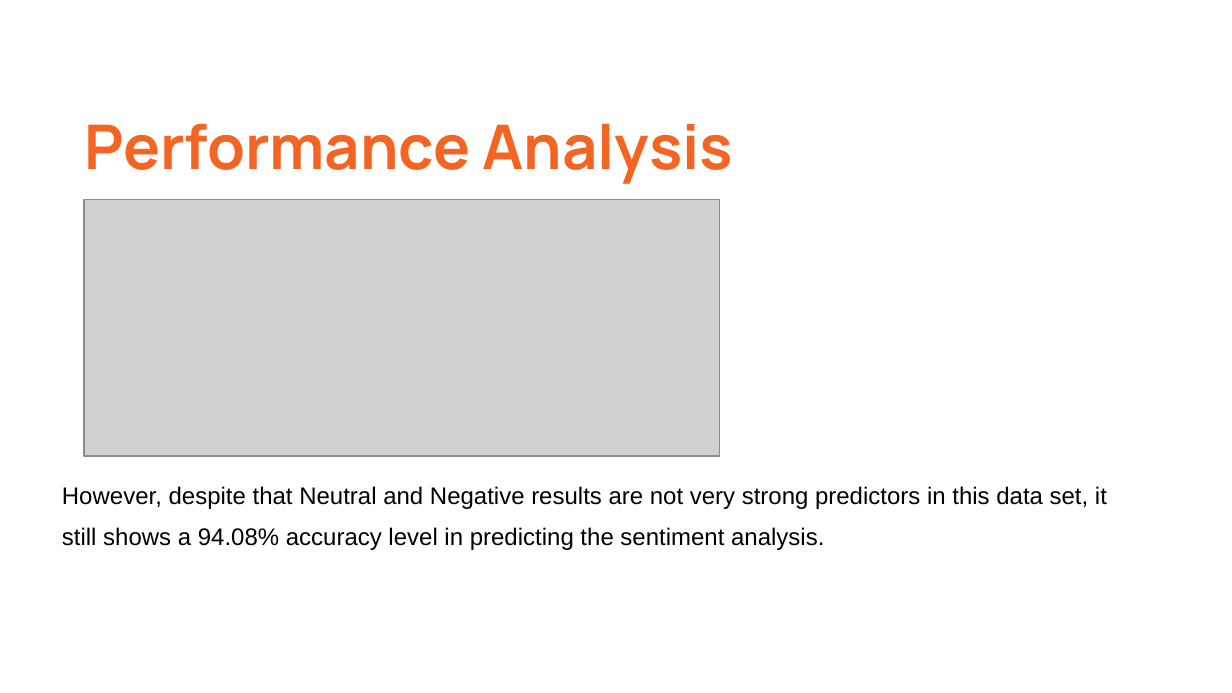
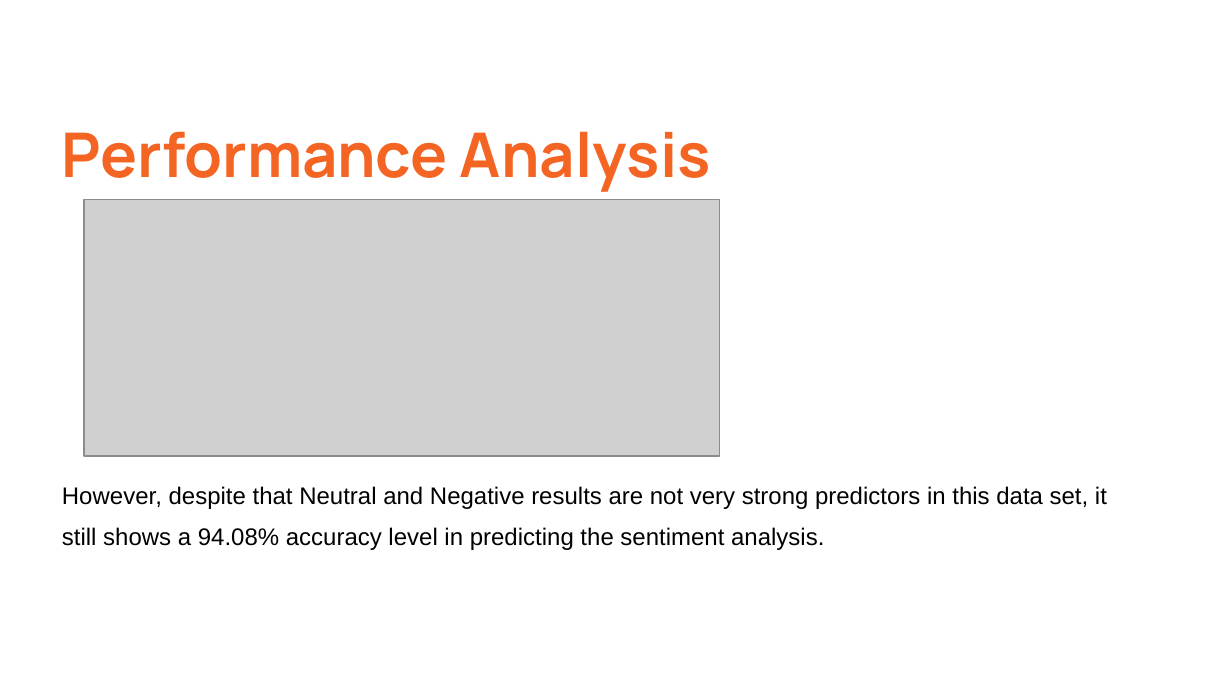
Before and after one commit to nishantwrp/data-mining-project, a slide deck: slide 16 of presentation.pptx. Drawn at 1232x693 pixels with LibreOffice and Linux fonts; fonts in the diff are those of the drawing; grey boxes stand for pictures. Boxes give left, top, right and bottom in pixels: in the first picture for what was removed or moved away, otherwise in the second. Text is boxed around its words. In the diff, an @@ line names an element or a change of style, - is before the commit and + after.

```diff
--- a/presentation.pptx
+++ b/presentation.pptx
@@ title "Performance Analysis": place and size @@
-title "Performance Analysis" at box(84, 123, 733, 184)
+title "Performance Analysis" at box(62, 131, 711, 192)
```
Also in this commit, not shown: 1 other slide changed, 2 slides added, 1 other file.
